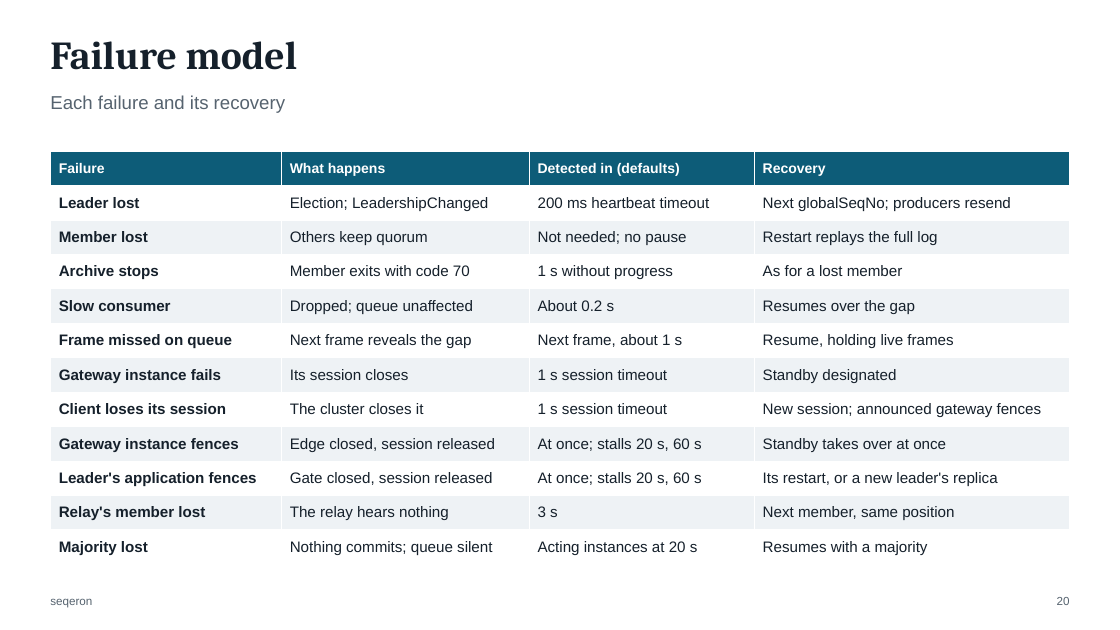
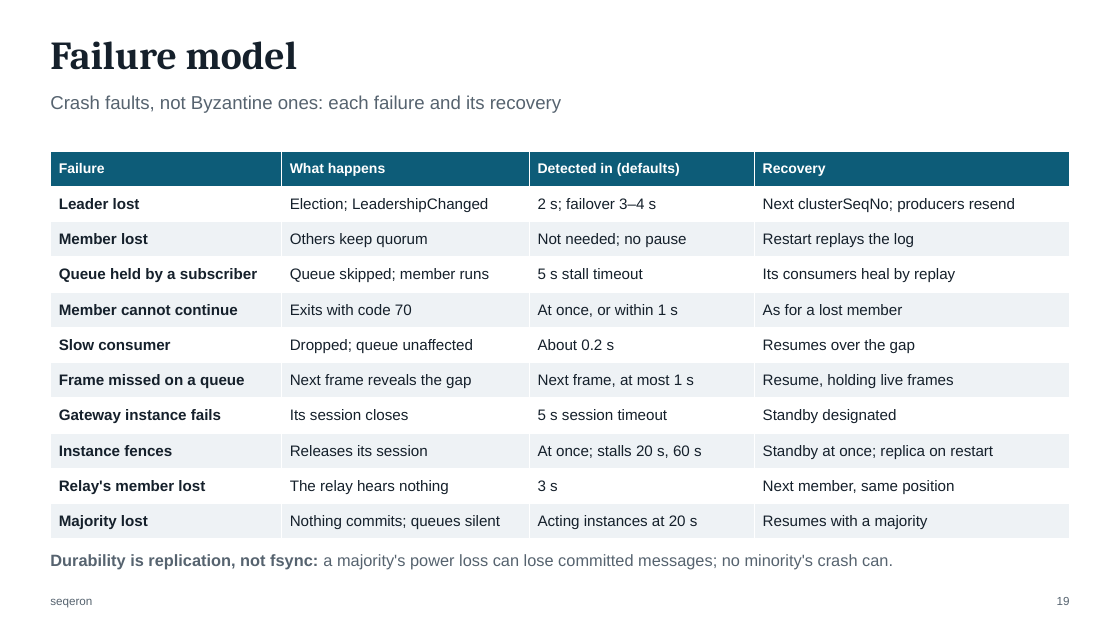
Before and after one commit to FredrikJDahlberg/seqeron, a slide deck: slide 19 of doc/presentation/seqeron-architecture.pptx (slide 20 before the commit). Drawn at 1120x630 pixels with LibreOffice and Linux fonts; fonts in the diff are those of the drawing. Boxes give left, top, right and bottom in pixels: in the first picture for what was removed or moved away, otherwise in the second. Text is boxed around its words. In the diff, an @@ line names an element or a change of style, - is before the commit and + after.

```diff
--- a/doc/presentation/seqeron-architecture.pptx
+++ b/doc/presentation/seqeron-architecture.pptx
@@ text at (50, 95, 561, 113): text changed @@
-Each failure and its recovery
+Crash faults, not Byzantine ones: each failure and its recovery
@@ table at (50, 151, 1070, 539) @@
-row 2: Leader lost | Election; LeadershipChanged | 200 ms heartbeat timeout | Next globalSeqNo; producers resend
-row 3: Member lost | Others keep quorum | Not needed; no pause | Restart replays the full log
-row 4: Archive stops | Member exits with code 70 | 1 s without progress | As for a lost member
+row 2: Leader lost | Election; LeadershipChanged | 2 s; failover 3–4 s | Next clusterSeqNo; producers resend
+row 3: Member lost | Others keep quorum | Not needed; no pause | Restart replays the log
+row 4: Queue held by a subscriber | Queue skipped; member runs | 5 s stall timeout | Its consumers heal by replay
+row 5: Member cannot continue | Exits with code 70 | At once, or within 1 s | As for a lost member
-row 6: Frame missed on queue | Next frame reveals the gap | Next frame, about 1 s | Resume, holding live frames
-row 7: Gateway instance fails | Its session closes | 1 s session timeout | Standby designated
-row 8: Client loses its session | The cluster closes it | 1 s session timeout | New session; announced gateway fences
-row 9: Gateway instance fences | Edge closed, session released | At once; stalls 20 s, 60 s | Standby takes over at once
-row 10: Leader's application fences | Gate closed, session released | At once; stalls 20 s, 60 s | Its restart, or a new leader's replica
+row 7: Frame missed on a queue | Next frame reveals the gap | Next frame, at most 1 s | Resume, holding live frames
+row 8: Gateway instance fails | Its session closes | 5 s session timeout | Standby designated
+row 9: Instance fences | Releases its session | At once; stalls 20 s, 60 s | Standby at once; replica on restart
-row 11, column 2: Nothing commits; queue silent
+row 11, column 2: Nothing commits; queues silent
@@ text added at (50, 554, 893, 570), 14 pt, text #56636F @@
+Durability is replication, not fsync: a majority's power loss can lose committed messages; no minority's crash can.
@@ page number at (1057, 597, 1070, 605): text changed @@
-20
+19
```
Also in this commit, not shown: 16 other slides changed, 1 slide added, 31 slides removed, 60 other files.
